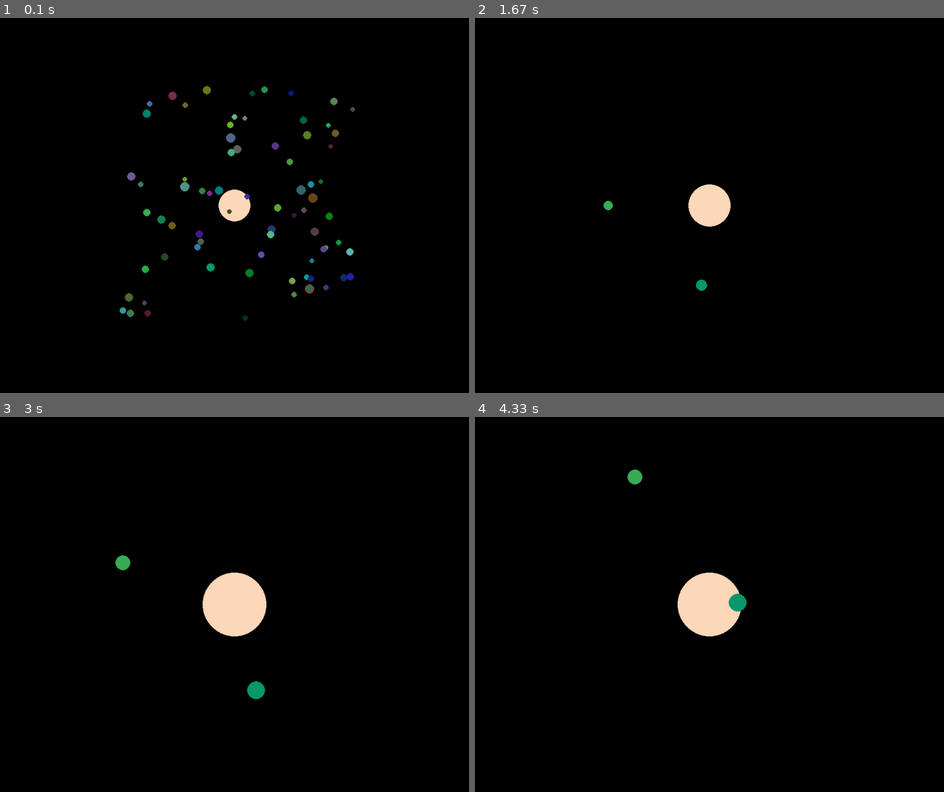
Above: before the commit, frames 1-4 (two rows, left to right).
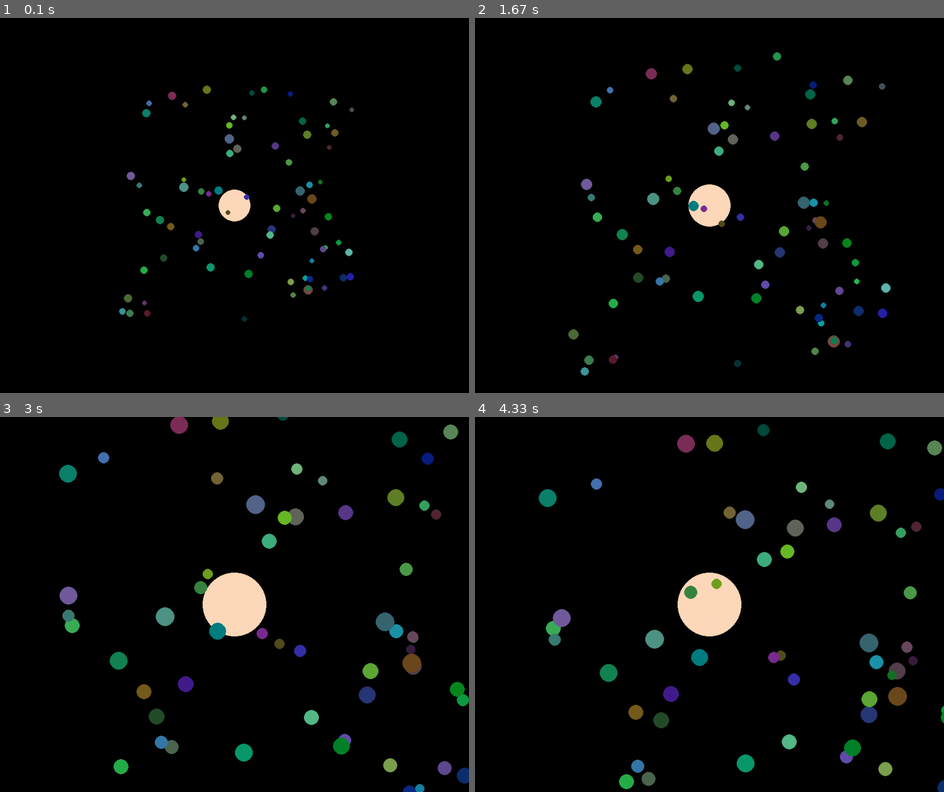
Above: after the commit, the same moments.

Repository: JacobHutch/Sketches
Game: pygame game, started from 2020-09-15-ProceduralSpace/Main.py
Same seed, same stepped clock (60 frames per second), same inputs: the game is played once before the commit and once after it.
Inputs:
- Up to frame 1 (0.1 s): no input
- Up to frame 2 (1.67 s): tap I at 0.33 s
- Up to frame 3 (3 s): tap I at 1.67, 2.07, 2.37, 2.57 s
- Up to frame 4 (4.33 s): no input

The runs differ from the first frame. In frame 1, 0.7% of the frame differs, in the area x 25-76%, y 17-81%; in frame 2, 2.8%; in frame 3, 5.4%, in the area x 12-100%, y 0-100%; in frame 4, 5.2%.

Commit message:
Added TF2Paint

Diff:
--- a/2020-09-15-ProceduralSpace/System.py
+++ b/2020-09-15-ProceduralSpace/System.py
@@ -6,7 +6,7 @@
 	def __init__(self,minbodies=0,maxbodies=10):
 		self.__minBodies = minbodies
 		self.__maxBodies = maxbodies
-		self.__gravityConstant = 0.01
+		self.__gravityConstant = 6.67 * (10**-11)
 		#random.seed(25)
 		self.__nameGen()
 		self.__systemInit()
--- /dev/null
+++ b/2022-11-10-TF2Paint/Main.py
@@ -0,0 +1,125 @@
+import pygame
+
+class App:
+    def __init__(self,title,winSize):
+        self.title = title
+        self.winSize = winSize
+        self.winX = winSize[0]
+        self.winY = winSize[1]
+
+        colors = [(255,63,63),(15,127,15),(15,63,127),(127,15,255),(255,127,15)]
+
+        self.xHalf = self.winSize[0] // 2
+        self.yHalf = self.winSize[1] // 2
+
+        self.genSquare(colors)
+        self.startPygame()
+
+
+
+    def genSquare(self,colors):
+        minWin = min(self.winSize[0],self.winSize[1])
+        maxWin = max(self.winSize[0],self.winSize[1])
+        padding = 2
+        count = len(colors)
+        squareSize = ((minWin // count) * count) - (padding * 2)
+        realPad = (maxWin - squareSize + padding) // 2
+        offset = squareSize // count
+        angleOffset = 700
+
+        tickSize = 10
+        self.tickLines = []
+        for i in range(0,count+1):
+            x = int(offset * i) + realPad
+            y1 = self.yHalf - tickSize
+            y2 = self.yHalf + tickSize
+            self.tickLines.append([(x,y1),(x,y2)])
+
+        self.polygons = []
+        #    x2--x3
+        #   /    /
+        #  x1--x4
+        for i in range(count):
+            x1 = (offset * i) - angleOffset + realPad
+            x2 = (offset * i) + angleOffset + realPad
+            x3 = (offset * (i + 1)) + angleOffset + realPad
+            x4 = (offset * (i + 1)) - angleOffset + realPad
+
+            y1 = padding
+            y2 = squareSize - padding
+
+            if (i == 0):
+                x2 = x1#self.clamp(x1,realPad,self.winX-realPad)
+            elif (i == (count - 1)):
+                x4 = x3#self.clamp(x3,realPad,self.winX-realPad)
+
+            points = [(x2,y1),(x3,y1),(x4,y2),(x1,y2)]
+            for p in range(len(points)):
+                x,y = points[p]
+                xc = self.clamp(x,realPad,self.winX-realPad)
+                if x > (self.winX-realPad):
+                    if y == padding:
+                        y += (x - xc)
+                elif x < realPad:
+                    if y == squareSize - padding:
+                        y -= (xc - x)
+                points[p] = (xc,y)
+
+            polygon = [points,colors[i]]
+            print(polygon)
+            self.polygons.append(polygon)
+
+
+
+    def clamp(self,num,mn,mx):
+        test = min(mx,max(mn,num))
+        return test
+
+
+
+    def startPygame(self):
+        self.window = pygame.display.set_mode(self.winSize)
+        pygame.display.set_caption(self.title)
+        self.running = True
+        self.clock = pygame.time.Clock()
+
+        pygame.init()
+        self.mainloop()
+
+
+
+    def mainloop(self):
+        while self.running:
+            #keyboard processing
+            keys = pygame.key.get_pressed()
+            if keys[pygame.K_q]:
+                pygame.event.post(pygame.event.Event(pygame.QUIT))
+
+            #event processing
+            for event in pygame.event.get():
+                if event.type == pygame.QUIT:
+                    pygame.quit()
+                    self.running = False
+
+            if not self.running:
+                break
+
+            self.window.fill((192,192,192))
+
+            for p in self.polygons:
+                pygame.draw.polygon(self.window,p[1],p[0])
+                pygame.draw.line(self.window,(0,0,0),(0,self.yHalf),(self.winX,self.yHalf))
+                pygame.draw.line(self.window,(0,0,0),(self.xHalf,0),(self.xHalf,self.winY))
+                for l in self.tickLines:
+                    pygame.draw.line(self.window,(0,0,0),l[0],l[1])
+                pygame.draw.circle(self.window,(0,0,0),(self.xHalf,self.yHalf),3)
+
+            pygame.display.flip()
+            self.clock.tick(60)
+
+
+
+
+
+kopts = {"title":"Paint","winSize":(1500,800)}
+app = App(**kopts)
